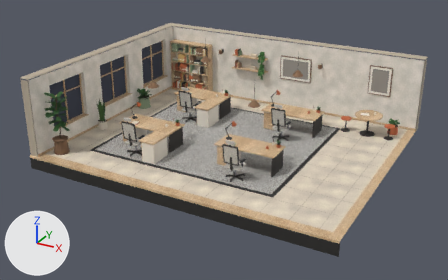
Before and after pictures for a commit that changed the glTF model src/web/assets/office/office.gltf.
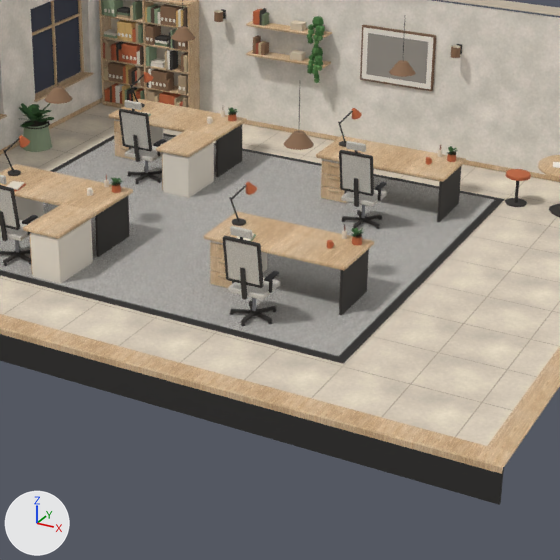
Each version is shown whole from a 50 mm camera at (14.89, -22.24, 9.38) aimed at (5.36, -4.91, 0.71), then close up on the part from 29% to 81% of the width and 16% to 100% of the height. Lighting does not change. The marker at lower left points along +X, +Y and +Z. The last two pictures show the newer version. Vertices at exactly the same position are counted once.

The scene before the commit, as lines of its bpy script (objects in view):
```python
me_room_office = bpy.data.meshes.new('room_office')
me_room_office.from_pydata(...)  # 8577 vertices, 10559 faces; spans x -0.02..10.91, y -8.74..0.02, z 0.0..3.46
me_room_office.materials.append(mat_solid)
me_room_office.materials.append(mat_leaf)
me_room_office.materials.append(mat_decal)
me_room_office.materials.append(mat_cap_warm)
me_room_office.materials.append(mat_fabric_warm)
me_room_office.materials.append(mat_lightwood)
me_room_office.materials.append(mat_rug_warm)
me_room_office.materials.append(mat_tile)
me_room_office.materials.append(mat_wall_warm)
me_win_office = bpy.data.meshes.new('win_office')
me_win_office.from_pydata(...)  # 12 vertices, 6 faces; spans x 0.13, y -7.8..-0.87, z 1.14..2.73
me_win_office.materials.append(mat_window)
ob_room_office = bpy.data.objects.new('room_office', me_room_office)
ob_room_office.location = (0.0, 0.0, 0.0)
ob_win_office = bpy.data.objects.new('win_office', me_win_office)
ob_win_office.location = (0.0, 0.0, 0.0)
```
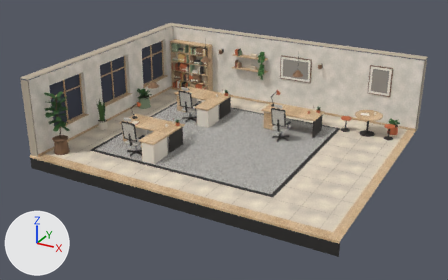
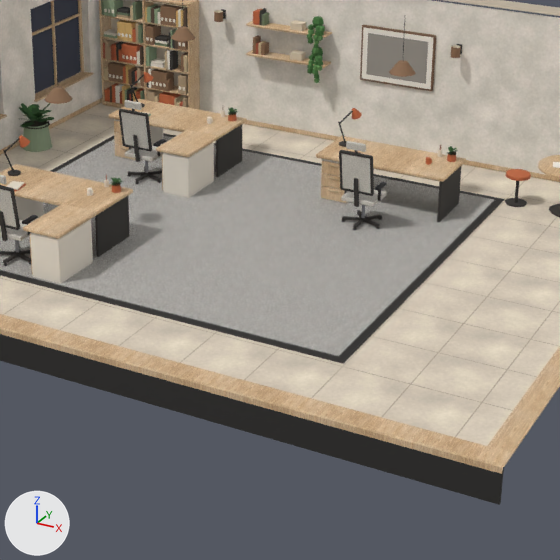
Location of each change, [x1, y1, x2, y2] in pixels of the close-ups (560 x 560 px):
```json
{"part": 1, "of": "me_room_office", "change": "deleted", "before": [204, 88, 374, 326]}
```

Scene script edits in JSON lines:
```json
{"block": "me_room_office", "where": "# used by ob_room_office; location = (0.0, 0.0, 0.0)"}
{"op": "remove", "block": "me_room_office", "code": "me_room_office.from_pydata(...)  # 8577 vertices, 10559 faces; spans x -0.02..10.91, y -8.74..0.02, z 0.0..3.46"}
{"op": "add", "block": "me_room_office", "code": "me_room_office.from_pydata(...)  # 7533 vertices, 9161 faces; spans x -0.02..10.91, y -8.74..0.02, z 0.0..3.46"}
{"block": "me_room_office", "change": "me_room_office part 1: 70 loose pieces with 1044 vertices, spanning x 5.8..7.9, y -7.27..-5.43, z 0.48..3.46, are deleted"}
```
